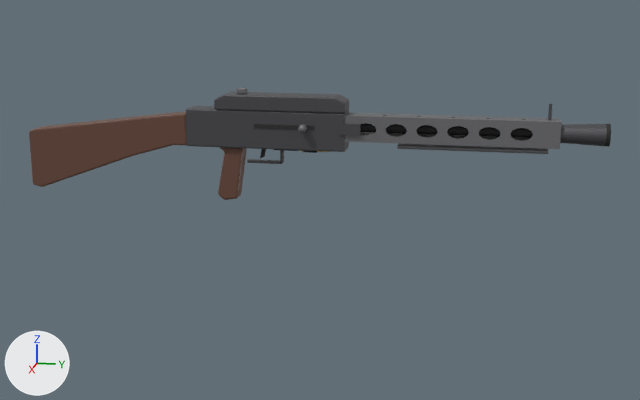
Renders of the glTF model public/models/mg42.glb from each side of a commit.
Rendered twice from a 50 mm camera at (1.685, 0.603, 0.298) aimed at (-0.057, 0.255, -0.138). The axes (+X, +Y, +Z) are drawn at lower left. The lights are the same throughout. The picture after the commit comes second.

Objects in the first picture: 'MG42_Body', 'MG42_Cover' and 1 more.
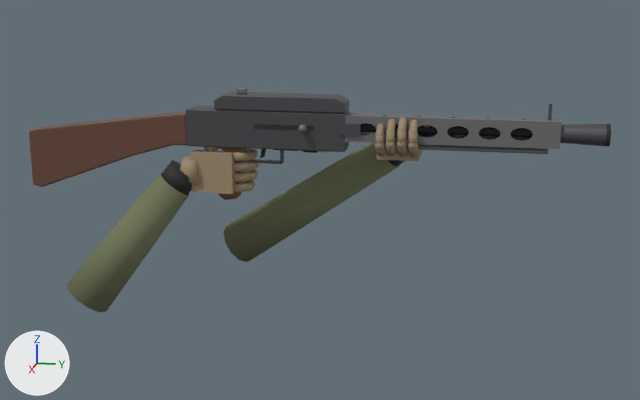
Scene script edits in JSON lines:
```json
{"op": "add", "block": "mat_glove", "code": ["mat_glove = principled_material('Glove')", "mat_glove.base_color = (0.33, 0.25, 0.15)  # brown #9b896c", "mat_glove.roughness = 0.8"]}
{"op": "add", "block": "mat_sleeve", "code": ["mat_sleeve = principled_material('Sleeve')", "mat_sleeve.base_color = (0.17, 0.19, 0.1)  # dark green #737959", "mat_sleeve.roughness = 0.95"]}
{"op": "add", "block": "me_mg42_handright", "code": ["me_mg42_handright = bpy.data.meshes.new('MG42_HandRight')", "me_mg42_handright.from_pydata(...)  # 1032 vertices, 1936 faces; spans x -0.046..0.133, y -0.245..0.138, z -0.36..-0.005", "# faces by material slot: [1848, 44, 44]", "me_mg42_handright.materials.append(mat_glove)  # brown #9b896c", "me_mg42_handright.materials.append(mat_dark)  # black #272727", "me_mg42_handright.materials.append(mat_sleeve)  # dark green #737959"]}
{"op": "add", "block": "me_mg42_handleft", "code": ["me_mg42_handleft = bpy.data.meshes.new('MG42_HandLeft')", "me_mg42_handleft.from_pydata(...)  # 1024 vertices, 1936 faces; spans x -0.24..0.05, y 0.011..0.485, z -0.32..0.05", "# faces by material slot: [1848, 44, 44]", "me_mg42_handleft.materials.append(mat_glove)  # brown #9b896c", "me_mg42_handleft.materials.append(mat_dark)  # black #272727", "me_mg42_handleft.materials.append(mat_sleeve)  # dark green #737959"]}
{"op": "add", "block": "ob_mg42_handright", "code": ["ob_mg42_handright = bpy.data.objects.new('MG42_HandRight', me_mg42_handright)", "ob_mg42_handright.location = (0.0, 0.0, 0.0)"]}
{"op": "add", "block": "ob_mg42_handleft", "code": ["ob_mg42_handleft = bpy.data.objects.new('MG42_HandLeft', me_mg42_handleft)", "ob_mg42_handleft.location = (0.0, 0.0, 0.0)"]}
```

Location of each change, [x1, y1, x2, y2] in pixels of the pictures (640 x 400 px):
```json
{"object": "MG42_HandRight", "change": "added", "after": [66, 147, 259, 312], "faces in mat_sleeve (dark green #737959)": [66, 173, 189, 312], "faces in mat_glove (brown #9b896c)": [180, 147, 259, 194], "faces in mat_dark (black #272727)": [161, 160, 192, 195]}
{"object": "MG42_HandLeft", "change": "added", "after": [224, 118, 429, 262], "faces in mat_sleeve (dark green #737959)": [224, 143, 400, 262], "faces in mat_glove (brown #9b896c)": [375, 118, 429, 161]}
```
